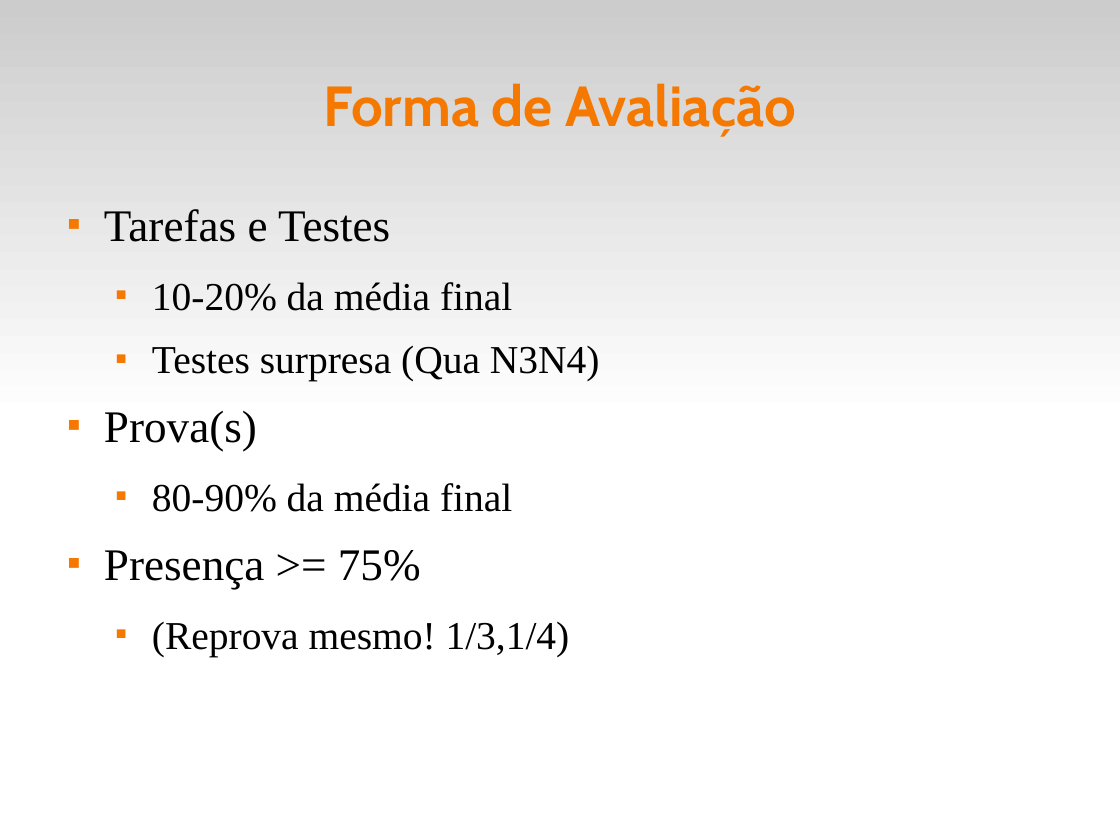
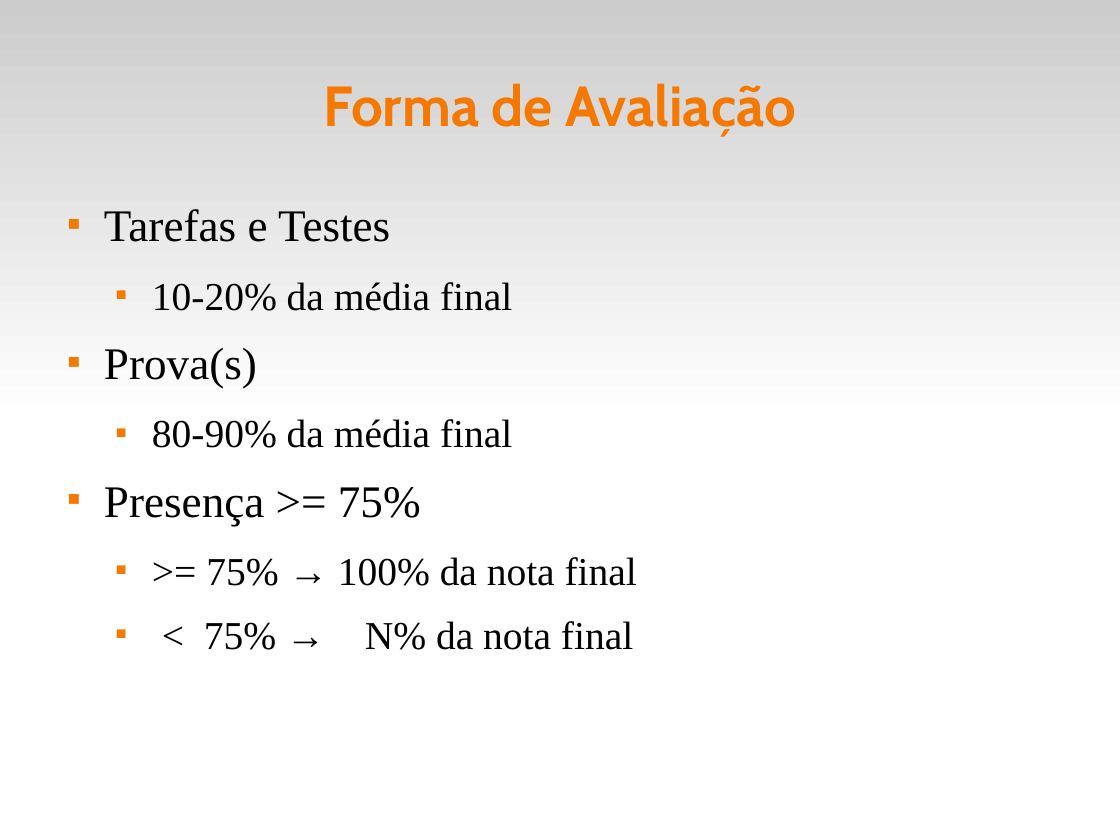
Before and after one commit to fsantanna-uerj/EDL, a slide deck: slide 5 of slides/edl-00.odp. Drawn at 1120x840 pixels with LibreOffice and Linux fonts; fonts in the diff are those of the drawing. Boxes give left, top, right and bottom in pixels: in the first picture for what was removed or moved away, otherwise in the second. Text is boxed around its words. In the diff, an @@ line names an element or a change of style, - is before the commit and + after.

```diff
--- a/slides/edl-00.odp
+++ b/slides/edl-00.odp
@@ text at (x1=152, y1=346, x2=600, y2=382): paragraph removed @@
-  ■ Testes surpresa (Qua N3N4)
@@ text at (x1=204, y1=557, x2=637, y2=650): text changed @@
-  ■ (Reprova mesmo! 1/3,1/4)
+  ■ >= 75% → 100% da nota final
+  ■ < 75% → N% da nota final
```
Also in this commit, not shown: 5 other slides changed, 3 other files.
